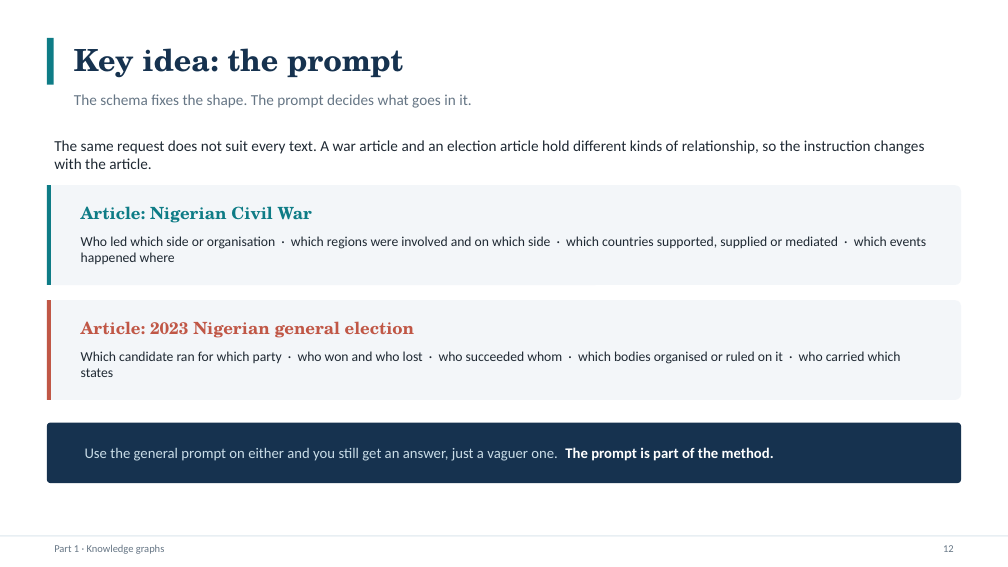
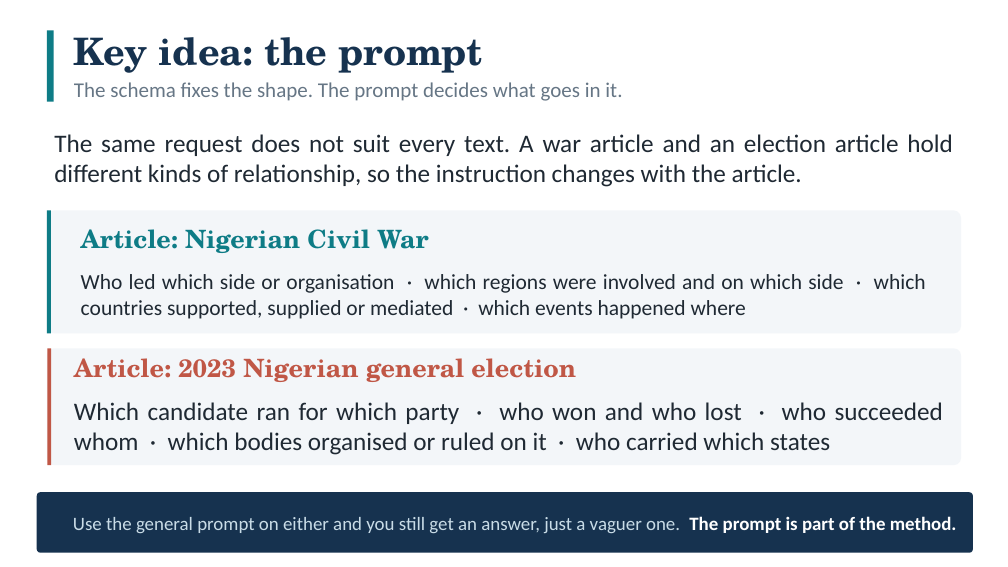
Before and after one commit to smalljosephd/SICSS-Nigeria-2026_LLM_Viz_R, a slide deck: slide 12 of slides/SICSS_LLM_Visualization_Session.pptx. Drawn at 1008x567 pixels with LibreOffice and Linux fonts; fonts in the diff are those of the drawing. Boxes give left, top, right and bottom in pixels: in the first picture for what was removed or moved away, otherwise in the second. Text is boxed around its words. In the diff, an @@ line names an element or a change of style, - is before the commit and + after.

```diff
--- a/slides/SICSS_LLM_Visualization_Session.pptx
+++ b/slides/SICSS_LLM_Visualization_Session.pptx
@@ text "Key idea: the prompt" moved from (x1=74, y1=48, x2=403, y2=78) to (x1=74, y1=37, x2=482, y2=73) @@
@@ text "Key idea: the prompt" at (x1=74, y1=37, x2=482, y2=73): size 29 to 36 pt @@
@@ rectangle resized from (x1=47, y1=38, x2=54, y2=85) to (x1=47, y1=30, x2=54, y2=101) @@
@@ text "The schema fixes the shape. ..." moved from (x1=74, y1=94, x2=471, y2=108) to (x1=74, y1=82, x2=622, y2=101) @@
@@ text "The schema fixes the shape. ..." at (x1=74, y1=82, x2=622, y2=101): size 14.5 to 20 pt @@
@@ text "The same request does not ..." at (x1=54, y1=134, x2=953, y2=187): size 14.5 to 24 pt; alignment left to justified @@
@@ rounded rectangle resized from (x1=47, y1=185, x2=961, y2=285) to (x1=47, y1=210, x2=961, y2=333) @@
@@ rectangle resized from (x1=47, y1=185, x2=51, y2=285) to (x1=47, y1=210, x2=51, y2=333) @@
@@ text "Article: Nigerian Civil War" moved from (x1=81, y1=206, x2=312, y2=223) to (x1=81, y1=229, x2=428, y2=253) @@
@@ text "Article: Nigerian Civil War" at (x1=81, y1=229, x2=428, y2=253): size 16 to 24 pt @@
@@ text "Who led which side or ..." moved from (x1=81, y1=236, x2=926, y2=264) to (x1=81, y1=274, x2=926, y2=319) @@
@@ text "Who led which side or ..." at (x1=81, y1=274, x2=926, y2=319): size 13 to 20.5 pt; alignment left to justified @@
@@ rounded rectangle resized from (x1=47, y1=300, x2=961, y2=400) to (x1=47, y1=349, x2=961, y2=465) @@
@@ rectangle resized from (x1=47, y1=300, x2=51, y2=400) to (x1=47, y1=349, x2=51, y2=465) @@
@@ text "Article: 2023 Nigerian general election" at (x1=74, y1=358, x2=576, y2=382): size 16 to 24 pt @@
@@ text "Article: 2023 Nigerian general election" moved from (x1=81, y1=321, x2=414, y2=338) to (x1=74, y1=358, x2=576, y2=382) @@
@@ text "Which candidate ran for which ..." moved from (x1=81, y1=351, x2=901, y2=377) to (x1=74, y1=402, x2=943, y2=455) @@
@@ text "Which candidate ran for which ..." at (x1=74, y1=402, x2=943, y2=455): size 13 to 24 pt; alignment left to justified @@
@@ rounded rectangle resized from (x1=47, y1=423, x2=961, y2=483) to (x1=37, y1=492, x2=973, y2=553) @@
@@ text "Use the general prompt on ..." moved from (x1=85, y1=447, x2=774, y2=461) to (x1=73, y1=516, x2=957, y2=533) @@
@@ text "Use the general prompt on ..." at (x1=73, y1=516, x2=957, y2=533): size 14 to 18 pt; alignment left to justified @@
@@ rectangle removed at (x1=0, y1=535, x2=1008, y2=537) @@
@@ text removed at (x1=54, y1=544, x2=164, y2=554) @@
-Part 1 · Knowledge graphs
@@ text removed at (x1=943, y1=545, x2=954, y2=552) @@
-12
```
Also in this commit, not shown: 23 other slides changed, 3 other files.
